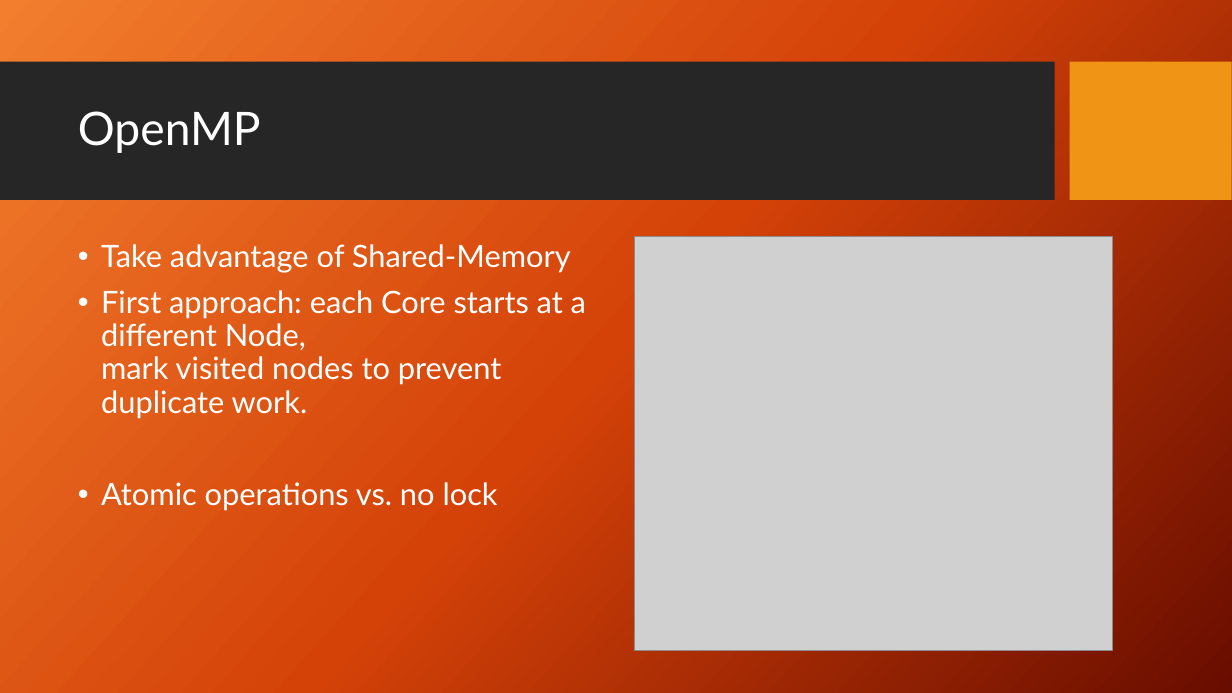
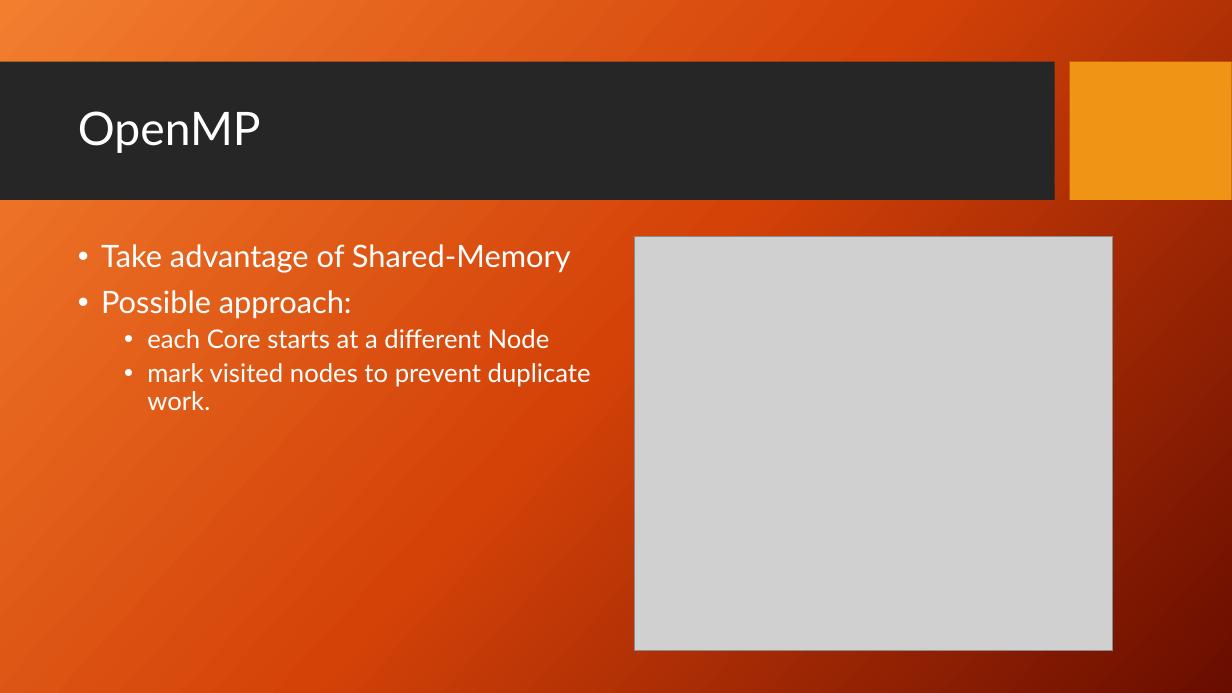
Before and after one commit to Aphlax/Parallelepipeds, a slide deck: slide 4 of ParallelCC.pptx. Drawn at 1232x693 pixels with LibreOffice and Linux fonts; fonts in the diff are those of the drawing; grey boxes stand for pictures; background and template pictures are left out. Boxes give left, top, right and bottom in pixels: in the first picture for what was removed or moved away, otherwise in the second. Text is boxed around its words. In the diff, an @@ line names an element or a change of style, - is before the commit and + after.

Commit message:
changed openMP

```diff
--- a/ParallelCC.pptx
+++ b/ParallelCC.pptx
@@ text at bbox=[101, 290, 591, 410]: text changed; size 24 to 20 pt @@
-• First approach: each Core starts at a different Node,
-  mark visited nodes to prevent duplicate work.
-• Atomic operations vs. no lock
+• Possible approach:
+  • each Core starts at a different Node
+  • mark visited nodes to prevent duplicate work.
```
Also in this commit, not shown: 1 slide added.
